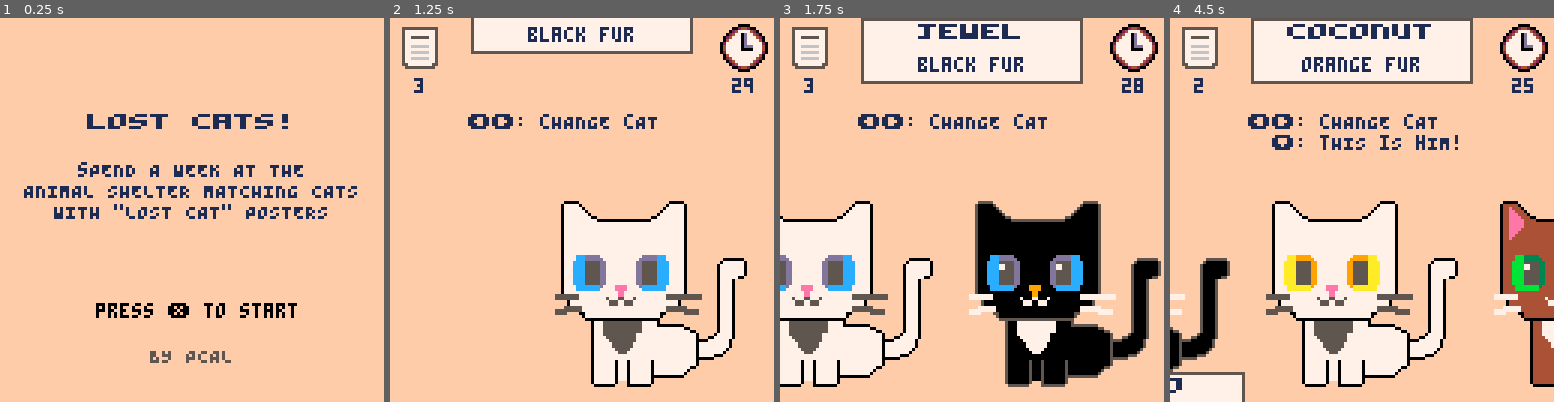
Above: before the commit, frames 1-4 (left to right).
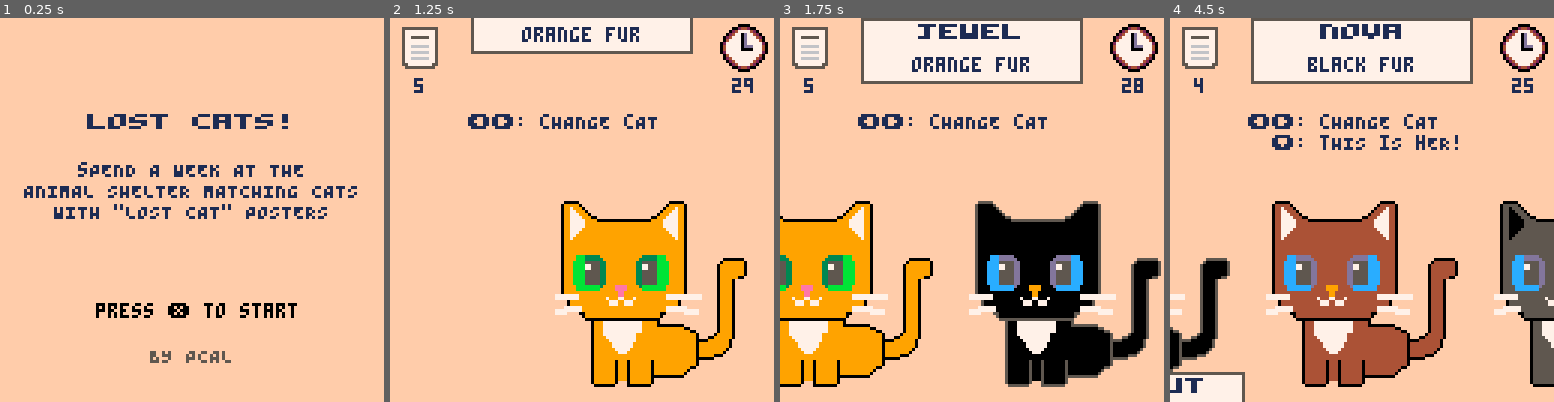
Above: after the commit, the same moments.

Repository: pcal43/pico8-papurrs-please
Game: PICO-8 cartridge pico8-home/carts/lost-cats.p8
Two runs of this game, one before a commit and one after it. Both use one fixed random seed, a clock stepped at 60 frames per second and the inputs below.
Inputs:
- Up to frame 1 (0.25 s): no input
- Up to frame 2 (1.25 s): tap X (X key) at 0.33, 1.07 s; tap O (Z key) at 0.7 s
- Up to frame 3 (1.75 s): hold Right from 1.6 s (still down); tap O (Z key) at 1.7 s
- Up to frame 4 (4.5 s): tap X (X key) at 1.85, 2.97, 4.08 s; release Right at 2.1 s; tap O (Z key) every 0.4 s from 2.1 to 4.1 s; hold Up 2.15-2.42 s; hold Right 2.47-3.03 s; hold Left 3.08-3.58 s; hold Down 3.63-3.97 s; hold Right from 4.02 s (still down)

Frame 1 is identical in both runs. In frame 2, 13% of the frame differs, in the area x 6-93%, y 2-96%; in frame 3, 11%; in frame 4, 17%, in the area x 0-100%, y 1-98%.

Commit message:
checkpoint

Diff:
--- a/pico8-home/carts/src/GameScreen.lua
+++ b/pico8-home/carts/src/GameScreen.lua
@@ -14,7 +14,7 @@
     self.showPoster = false
     self._last_time = time()
     self.coroutine = nil
-    self.totalCatsThisWeek = 0
+    self.totalPostersThisWeek = 0
     self.foundCatsThisWeek = 0
     self.isGameOver = false
 
@@ -292,8 +292,9 @@
                 yield()
             end
             -- display score summary
+            local posterCount = WEEKDAYS[self.weekdayNumber].posters
             self.message = ""
-            local scoreMessage = "\^w"..WEEKDAYS[self.weekdayNumber].name.."\n\nlost cats: "..#self.catList.."\n    found: "..correct
+            local scoreMessage = "\^w"..WEEKDAYS[self.weekdayNumber].name.."\n\nlost cats: "..posterCount.."\n    found: "..correct
             if correct == #self.catList then
                 scoreMessage = scoreMessage.."\n\n\^wpurrfect!"
             end
@@ -309,7 +310,7 @@
             end
 
             -- Update week totals
-            self.totalCatsThisWeek += #self.catList
+            self.totalPostersThisWeek += posterCount
             self.foundCatsThisWeek += correct
 
 
@@ -329,9 +330,9 @@
 
         self.coroutine = cocreate(function()
             -- Display final score
-            local scoreMessage = "\^wend of week!\n\ntOTAL lOST cATS tHIS wEEK:\n"..self.totalCatsThisWeek.."\nyOU fOUND:\n"..self.foundCatsThisWeek
-
-            if self.foundCatsThisWeek == self.totalCatsThisWeek then
+            local scoreMessage = "\^wend of week!\n\ntOTAL lOST cATS tHIS wEEK:\n"..self.totalPostersThisWeek.."\nyOU fOUND:\n"..self.foundCatsThisWeek
+
+            if self.foundCatsThisWeek == self.totalPostersThisWeek then
                 scoreMessage = scoreMessage.."\n\n\^wpURRFECT!"
             end
             self.centerMessage = scoreMessage
@@ -390,10 +391,121 @@
     local cats = {}
     local name_indeces = pickUniqueIntegers(catCount, 1, CAT_NAME_COUNT)
 
-    -- Step 1: Generate unique cats with random trait combinations
+    -- Step 1: Generate unique posters with random trait combinations
+    local usedPosterCombos = {}
+    local attempts = 0
+    local maxAttempts = posterCount * 50
+
+    while #posters < posterCount and attempts < maxAttempts do
+        attempts += 1
+
+        -- Pick random number of traits and random trait keys
+        local numTraits = minTraits + flr(rnd(maxTraits - minTraits + 1))
+        local availableKeys = {}
+        for i = 1, #posterTraitKeys do
+            add(availableKeys, posterTraitKeys[i])
+        end
+
+        local selectedKeys = {}
+        for i = 1, numTraits do
+            if #availableKeys > 0 then
+                local idx = flr(rnd(#availableKeys)) + 1
+                add(selectedKeys, availableKeys[idx])
+                del(availableKeys, availableKeys[idx])
+            end
+        end
+
+        -- Build random poster traits
+        local posterTraits = {}
+        local posterComboKey = ""
+        for i = 1, #selectedKeys do
+            local traitKey = selectedKeys[i]
+            local possibleValues = TraitValues[traitKey]
+            local valueIdx = flr(rnd(#possibleValues)) + 1
+            posterTraits[traitKey] = possibleValues[valueIdx]
+            posterComboKey = posterComboKey..traitKey..":"..valueIdx..","
+        end
+
+        if not usedPosterCombos[posterComboKey] then
+            usedPosterCombos[posterComboKey] = true
+            local posterIndex = #posters + 1
+            local name = requireNonNil(get_cat_name(name_indeces[posterIndex]), "nil cat name")
+            local poster = Poster.new(name, name_indeces[posterIndex] < CAT_NAME_FIRST_MALE, posterTraits)
+            add(posters, poster)
+        end
+    end
+
+    if #posters < posterCount then
+        printh("warning: only generated "..#posters.." unique posters (requested "..posterCount..")")
+        posterCount = #posters
+    end
+
+    -- Step 2: For each poster, create a matching cat
     local usedCatCombos = {}
-    local attempts = 0
-    local maxAttempts = catCount * 50
+
+    for posterIndex = 1, #posters do
+        local poster = posters[posterIndex]
+        local foundValidCat = false
+        local catAttempts = 0
+        local maxCatAttempts = 100
+
+        while not foundValidCat and catAttempts < maxCatAttempts do
+            catAttempts += 1
+
+            -- Start with the poster's traits
+            local catTraits = {}
+            for traitKey, traitValue in pairs(poster.traits) do
+                catTraits[traitKey] = traitValue
+            end
+
+            -- Fill in remaining traits randomly
+            for i = 1, #TraitKeys do
+                local traitKey = TraitKeys[i]
+                if catTraits[traitKey] == nil then
+                    local possibleValues = TraitValues[traitKey]
+                    local idx = flr(rnd(#possibleValues)) + 1
+                    catTraits[traitKey] = possibleValues[idx]
+                end
+            end
+
+            -- Build combo key for uniqueness check
+            local catComboKey = ""
+            for i = 1, #TraitKeys do
+                local traitKey = TraitKeys[i]
+                local val = catTraits[traitKey]
+                catComboKey = catComboKey..traitKey..":"..val.name..","
+            end
+
+            if not usedCatCombos[catComboKey] then
+                -- Verify this cat matches its poster
+                if not poster.isMatch(catTraits) then
+                    printh("bug: cat doesn't match its poster!")
+                else
+                    -- Check if this cat matches exactly one poster (this one)
+                    local matchCount = 0
+                    for i = 1, #posters do
+                        if posters[i].isMatch(catTraits) then
+                            matchCount += 1
+                        end
+                    end
+
+                    if matchCount == 1 then
+                        usedCatCombos[catComboKey] = true
+                        add(cats, Cat.new(TUXEDO_CAT, catTraits))
+                        foundValidCat = true
+                    end
+                end
+            end
+        end
+
+        if not foundValidCat then
+            printh("error: couldn't create valid cat for poster "..posterIndex.." after "..maxCatAttempts.." attempts")
+        end
+    end
+
+    -- Step 3: Generate additional cats if catCount > posterCount (these won't match any poster)
+    attempts = 0
+    maxAttempts = (catCount - posterCount) * 50
 
     while #cats < catCount and attempts < maxAttempts do
         attempts += 1
@@ -405,115 +517,28 @@
             local possibleValues = TraitValues[traitKey]
             local idx = flr(rnd(#possibleValues)) + 1
             catTraits[traitKey] = possibleValues[idx]
-            catComboKey = catComboKey..traitKey..":"..idx..","
+            catComboKey = catComboKey..traitKey..":"..possibleValues[idx].name..","
         end
 
         if not usedCatCombos[catComboKey] then
-            usedCatCombos[catComboKey] = true
-            add(cats, Cat.new(TUXEDO_CAT, catTraits))
+            -- Check if this cat would match any poster
+            local matchesAnyPoster = false
+            for i = 1, #posters do
+                if posters[i].isMatch(catTraits) then
+                    matchesAnyPoster = true
+                    break
+                end
+            end
+
+            if not matchesAnyPoster then
+                usedCatCombos[catComboKey] = true
+                add(cats, Cat.new(TUXEDO_CAT, catTraits))
+            end
         end
     end
 
     if #cats < catCount then
         printh("warning: only generated "..#cats.." unique cats (requested "..catCount..")")
-        catCount = #cats
-        if posterCount > catCount then
-            posterCount = catCount
-        end
-    end
-
-    -- Step 2: Create posters for posterCount cats, ensuring each poster matches exactly one cat
-    local usedPosterCombos = {}
-    local catsWithPosters = {}  -- track which cats have valid posters
-    local availableCatIndices = {}
-    for i = 1, catCount do
-        add(availableCatIndices, i)
-    end
-    shuffleArray(availableCatIndices)  -- randomize order
-
-    local catPoolIndex = 1
-    while #posters < posterCount and catPoolIndex <= #availableCatIndices do
-        local catIndex = availableCatIndices[catPoolIndex]
-        local cat = cats[catIndex]
-        local foundValidPoster = false
-        local posterAttempts = 0
-        local maxPosterAttempts = 100
-
-        while not foundValidPoster and posterAttempts < maxPosterAttempts do
-            posterAttempts += 1
-
-            -- Pick random number of traits and random trait keys
-            local numTraits = minTraits + flr(rnd(maxTraits - minTraits + 1))
-            local availableKeys = {}
-            for i = 1, #posterTraitKeys do
-                add(availableKeys, posterTraitKeys[i])
-            end
-
-            local selectedKeys = {}
-            for i = 1, numTraits do
-                if #availableKeys > 0 then
-                    local idx = flr(rnd(#availableKeys)) + 1
-                    add(selectedKeys, availableKeys[idx])
-                    del(availableKeys, availableKeys[idx])
-                end
-            end
-
-            -- Build poster traits from this cat's traits
-            local posterTraits = {}
-            local posterComboKey = ""
-            for i = 1, #selectedKeys do
-                local traitKey = selectedKeys[i]
-                posterTraits[traitKey] = cat.traits[traitKey]
-                posterComboKey = posterComboKey..traitKey..":"..cat.traits[traitKey].name..","
-            end
-
-            -- Check if this poster combo is unique
-            if not usedPosterCombos[posterComboKey] then
-                -- Check if this poster matches exactly one cat (the intended one)
-                local matchingCatIndex = nil
-                local multipleMatches = false
-
-                for i = 1, #cats do
-                    local testCat = cats[i]
-                    local matches = true
-                    for traitKey, traitValue in pairs(posterTraits) do
-                        if testCat.traits[traitKey] != traitValue then
-                            matches = false
-                            break
-                        end
-                    end
-
-                    if matches then
-                        if matchingCatIndex == nil then
-                            matchingCatIndex = i
-                        else
-                            multipleMatches = true
-                            break
-                        end
-                    end
-                end
-
-                -- Only accept if it matches exactly the intended cat and no others
-                if matchingCatIndex == catIndex and not multipleMatches then
-                    usedPosterCombos[posterComboKey] = true
-                    catsWithPosters[catIndex] = true
-                    local name = requireNonNil(get_cat_name(name_indeces[catIndex]), "nil cat name")
-                    local poster = Poster.new(name, name_indeces[catIndex] < CAT_NAME_FIRST_MALE, posterTraits)
-                    add(posters, poster)
-                    foundValidPoster = true
-                end
-            end
-        end
-
-        if not foundValidPoster then
-            printh("warning: couldn't create unique poster for cat "..catIndex..", skipping")
-        end
-
-        catPoolIndex += 1
-    end
-
-    if #posters < posterCount then
-        printh("warning: only created "..#posters.." unique posters (requested "..posterCount..")")
     end
 
     -- Shuffle cats so they're not in the same order as posters
--- a/pico8-home/carts/src/Global.lua
+++ b/pico8-home/carts/src/Global.lua
@@ -82,7 +82,7 @@
         cats = 10,
         time = 45,
         traits = { FUR_COLOR, EYE_COLOR },
-        minTraits = 1,
+        minTraits = 2,
         maxTraits = 2
     },
     {
@@ -90,8 +90,8 @@
         posters = 10,
         cats = 20,
         time = 60,
-        posterTraits = { FUR_COLOR, EYE_COLOR, EAR_COLOR },
-        minTraits = 2,
+        traits = { FUR_COLOR, EYE_COLOR, EAR_COLOR },
+        minTraits = 3,
         maxTraits = 3
     },
     {
@@ -99,7 +99,7 @@
         posters = 10,
         cats = 20,
         time = 60,
-        posterTraits = { FUR_COLOR, EYE_COLOR },
+        traits = { FUR_COLOR, EYE_COLOR },
         minTraits = 2,
         maxTraits = 2
     },
@@ -108,7 +108,7 @@
         posters = 10,
         cats = 20,
         time = 60,
-        posterTraits = { FUR_COLOR, EYE_COLOR },
+        traits = { FUR_COLOR, EYE_COLOR },
         minTraits = 2,
         maxTraits = 2
     }
